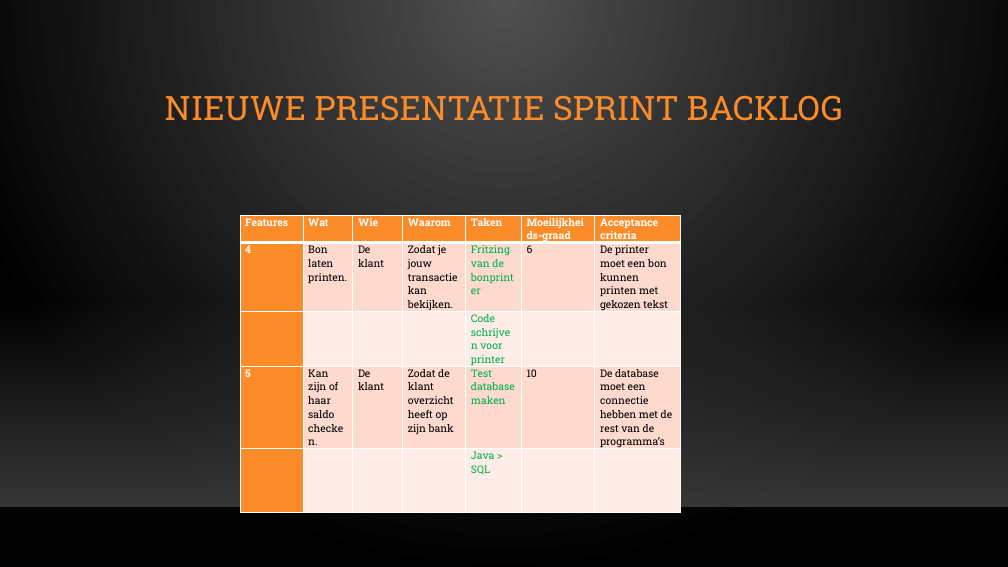
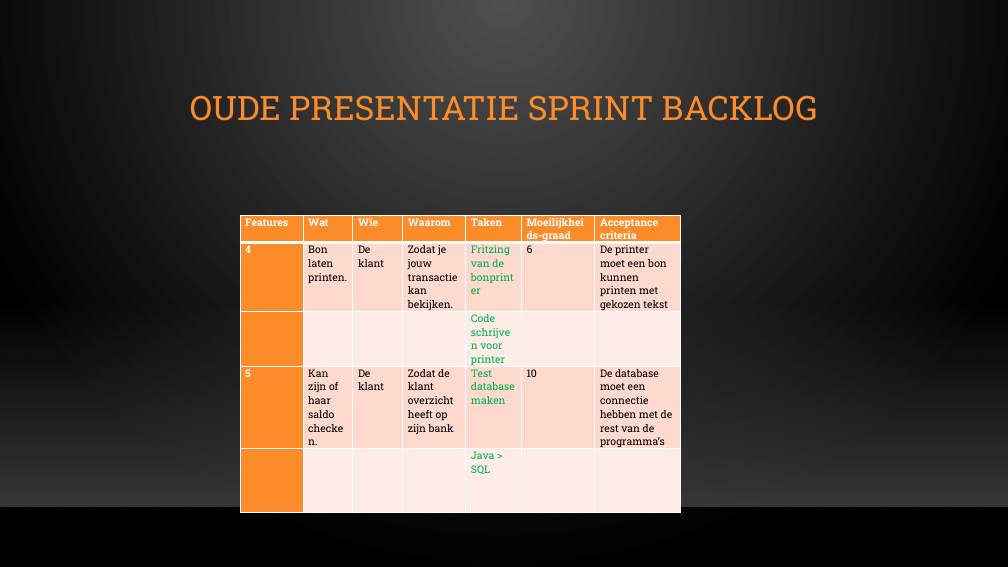
Before and after one commit to OG-netizen/Project-3-4, a slide deck: slide 5 of Sprint Planning/Scrum meeting 3.pptx (slide 6 before the commit). Drawn at 1008x567 pixels with LibreOffice and Linux fonts; fonts in the diff are those of the drawing; background and template pictures are left out. Boxes give left, top, right and bottom in pixels: in the first picture for what was removed or moved away, otherwise in the second. Text is boxed around its words. In the diff, an @@ line names an element or a change of style, - is before the commit and + after.

```diff
--- a/Sprint Planning/Scrum meeting 3.pptx
+++ b/Sprint Planning/Scrum meeting 3.pptx
@@ title at box(190, 95, 818, 121): text changed @@
-NIEUWE PRESENTATIE SPRINT BACKLOG
+OUDE PRESENTATIE SPRINT BACKLOG
```
Also in this commit, not shown: 1 slide added, 1 slide removed, 2 other files.
